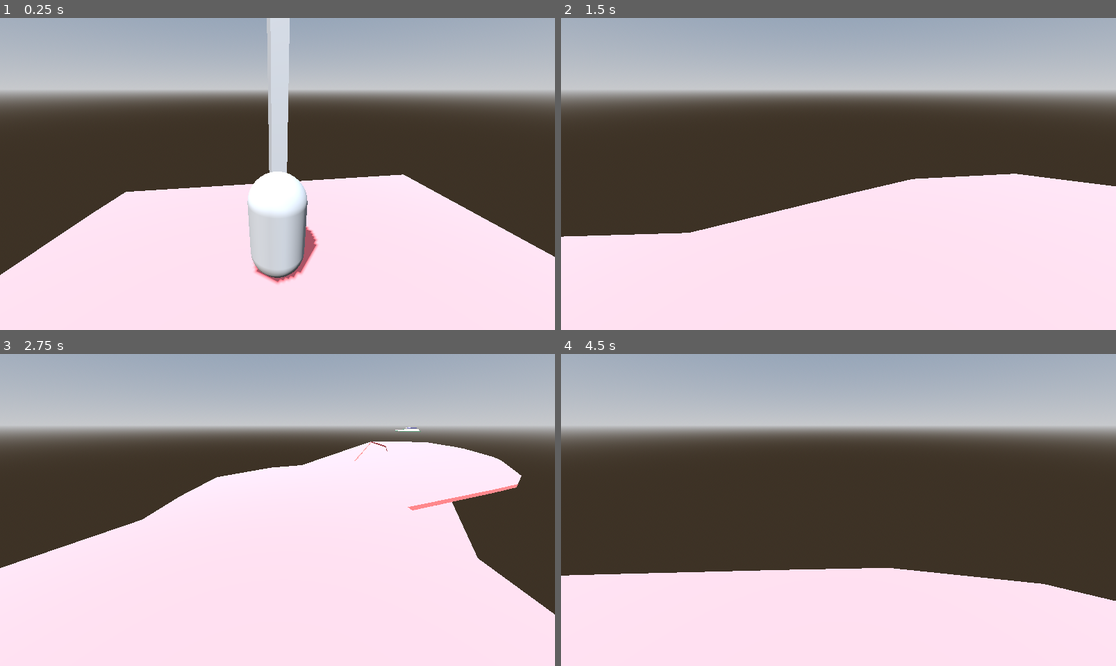
Above: before the commit, frames 1-4 (two rows, left to right).
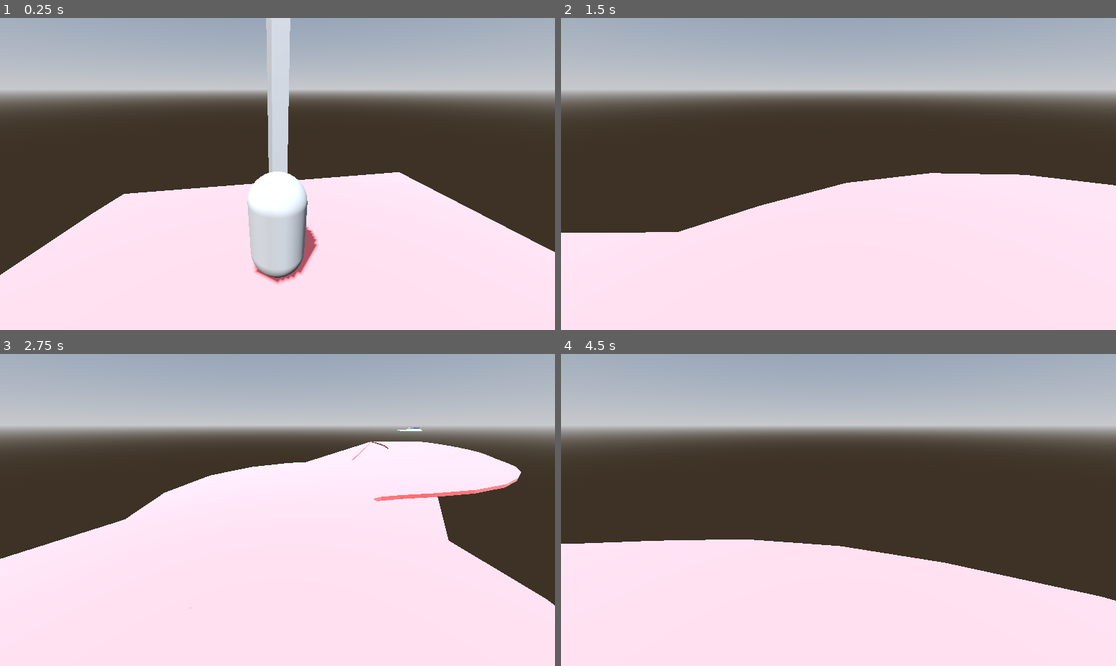
Above: after the commit, the same moments.

Repository: ludovancy/endless-roller
Game: Godot game, scene res://world.tscn
Two runs of this game, one before a commit and one after it. Both use one fixed random seed, a clock stepped at 60 frames per second and the inputs below.
Inputs (mouse positions are in pixels of both pictures, inside the frame that each line leads up to):
- Up to frame 1 (0.25 s): no input
- Up to frame 2 (1.5 s): tap Enter at 0.5 s; move the mouse to (960, 158) at 0.52 s; hold Right (ui_right) 0.53-1.25 s; click (960, 158) at 0.67 s; drag from (727, 189) to (810, 236) at 1.27 s
- Up to frame 3 (2.75 s): move the mouse to (333, 441) at 2.02 s; hold Right (ui_right) from 2.03 s (still down)
- Up to frame 4 (4.5 s): release Right (ui_right) at 2.75 s; drag from (810, 572) to (672, 463) at 2.77 s; move the mouse to (1005, 556) at 3.52 s; hold Left (ui_left) 3.53-4.25 s; drag from (672, 463) to (755, 432) at 4.27 s

The runs differ from the first frame. In frame 1, 0.5% of the frame differs, in the area x 6-100%, y 0-77%; in frame 2, 1.5%; in frame 3, 2.6%; in frame 4, 6.1%, in the area x 0-100%, y 59-80%.

Commit message:
Add Catmull-Rom function

Diff:
--- a/src/world.gd
+++ b/src/world.gd
@@ -31,6 +31,7 @@
 			continue
 		paths[index].curve.add_point(
 		Vector3(randf_range(-5, 5), 0, i*10))
+	update_control_points(0.7, paths[index].curve)
 	# place path
 	var prev_path_index = posmod((index - 1), max_paths)
 	var prev_path_pos := paths[prev_path_index].position
@@ -63,3 +64,27 @@
 	print(move)
 	path_root.transform = move.inverse()
 	#path_root.transform = Transform3D(Basis(), Vector3(0, 0, -t * 90))
+
+#Convert Catmull-Rom to Bezier (Curve3D)
+#For more information check out this paper:
+#Tayebi Arasteh, S., & Kalisz, A. (2021). Conversion Between Cubic Bezier Curves and
+#Catmull–Rom Splines.
+func update_control_points(torsion, curve):
+
+	var k=torsion/3
+
+	var pc=curve.get_point_count()
+
+	if(pc<=1):
+		return
+
+	for i in range(0,pc-1):
+		curve.set_point_out(i,k*(curve.get_point_position((i+1)%pc)-curve.get_point_position(fposmod(i-1, pc))))
+		curve.set_point_in((i+1)%pc,-k*(curve.get_point_position((i+2)%pc)-curve.get_point_position(i%pc)))
+
+	if(curve.get_point_position(0)==curve.get_point_position(pc-1)):
+		curve.set_point_out(0,k*(curve.get_point_position(1)-curve.get_point_position(pc-2)))
+		curve.set_point_in(pc-1,-k*(curve.get_point_position(1)-curve.get_point_position(pc-2)))
+	else:
+		curve.set_point_out(0,k*(curve.get_point_position(1)-curve.get_point_position(0)))
+		curve.set_point_in(pc-1,-k*(curve.get_point_position(pc-1)-curve.get_point_position(pc-2)))
